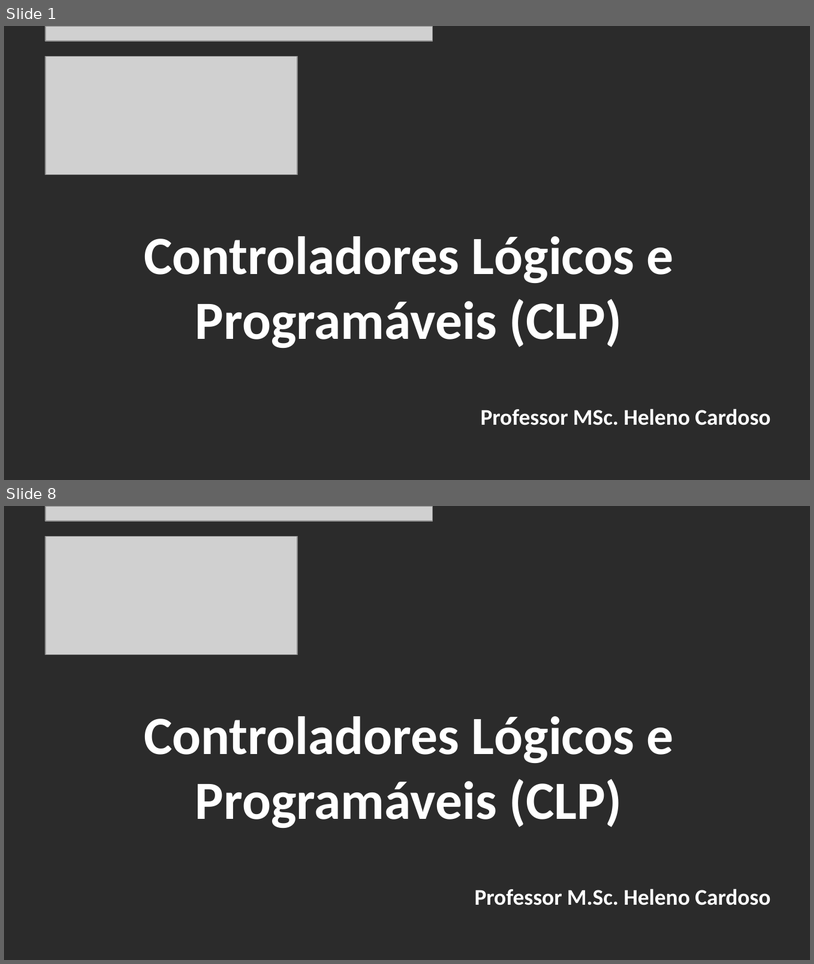
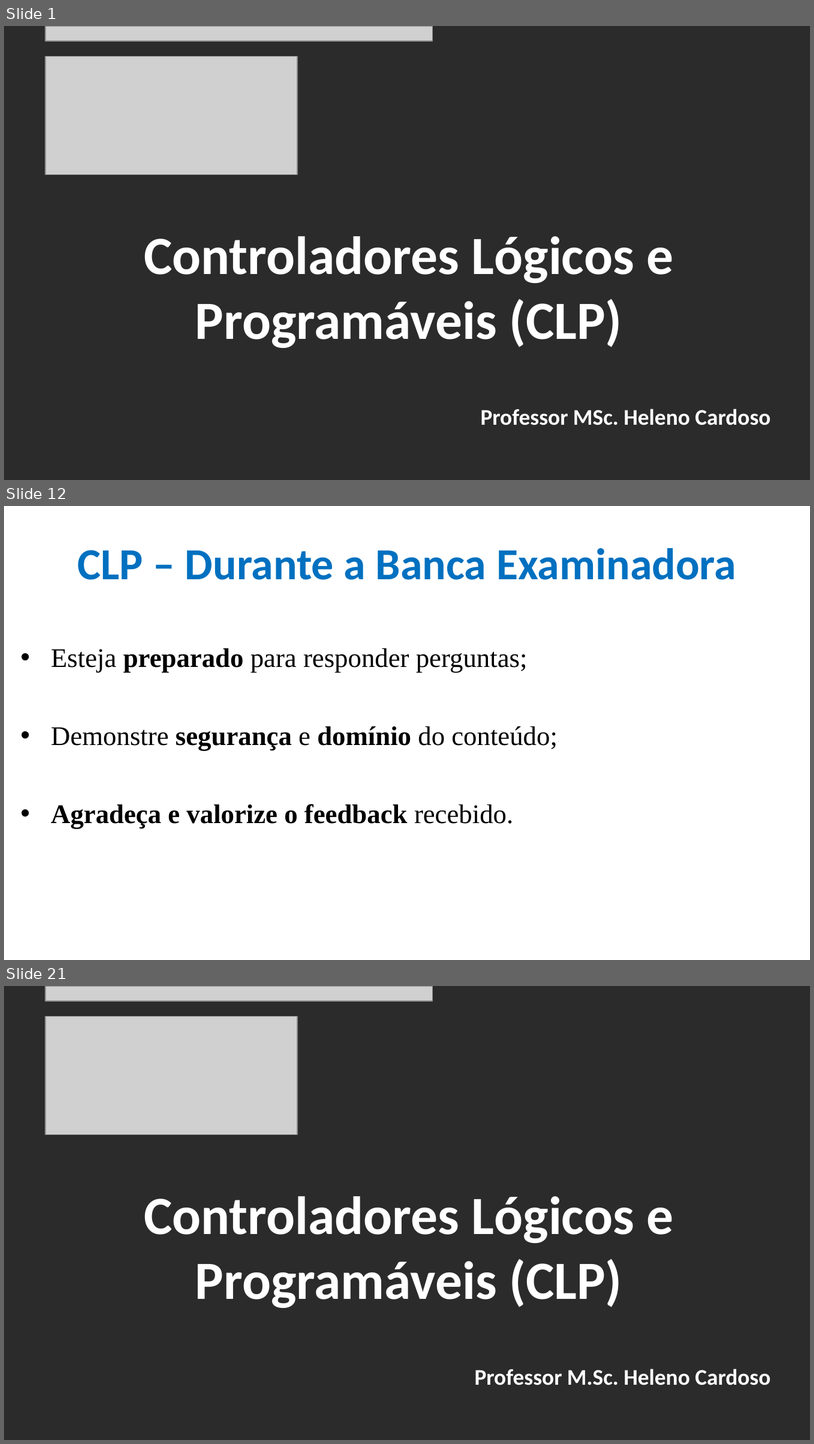
Before and after one commit to CloudEducationBrazil/WydenUniRuyControladoresLogicosProgCLP, a slide deck: 01 Classes/Aula10 - CLP - Recomendações Projetos Supervisórios.pptx. Shown one above the other, each under a label of ours: slides 1 and 8 before the commit, slides 1, 12 and 21 after it; the slides between them are not shown. The pictures are 814x964 and 814x1444 pixels, drawn with LibreOffice and Linux fonts; fonts in the diff are those of the drawing; grey boxes stand for pictures; background and template pictures are left out; a plain dark background stands for a picture behind light text. Boxes give left, top, right and bottom in pixels: in the first picture for what was removed or moved away, otherwise in the second. Text is boxed around its words. In the diff, an @@ line names an element or a change of style, - is before the commit and + after.

```diff
--- a/01 Classes/Aula10 - CLP - Recomendações Projetos Supervisórios.pptx
+++ b/01 Classes/Aula10 - CLP - Recomendações Projetos Supervisórios.pptx
@@ slide 12 added at [4,506,810,960], background picture (left out) @@
@@ title added at [77,548,737,580], 39.6 pt, text #0070C0, bold @@
+CLP – Durante a Banca Examinadora
@@ text added at [51,648,558,829], 24 pt, text #000000 @@
+• Esteja preparado para responder perguntas;
+• Demonstre segurança e domínio do conteúdo;
+• Agradeça e valorize o feedback recebido.
@@ what was slide 8 is now slide 21 @@
```
Also in this commit, not shown: 6 slides changed, 12 other slides added, 1 other file.
